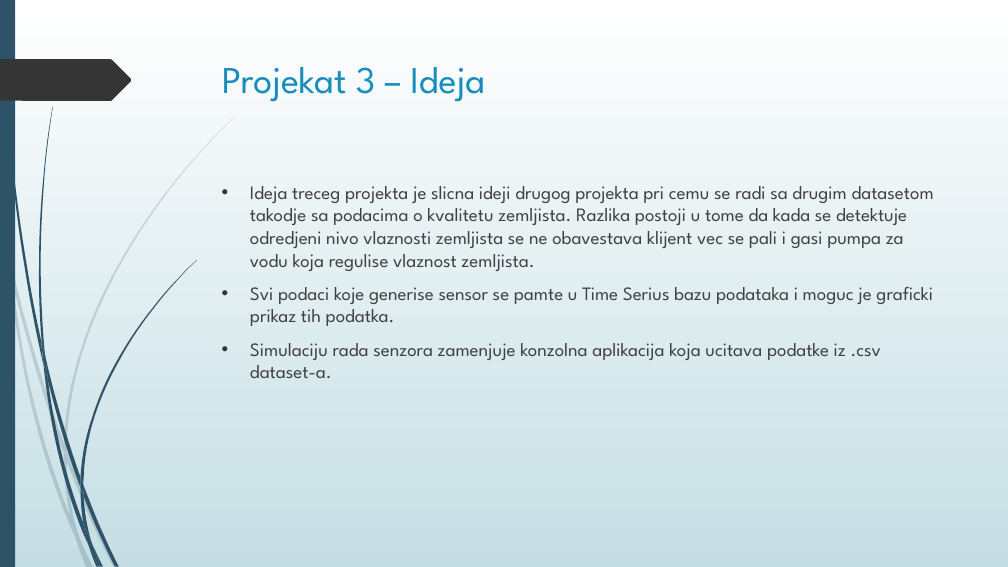
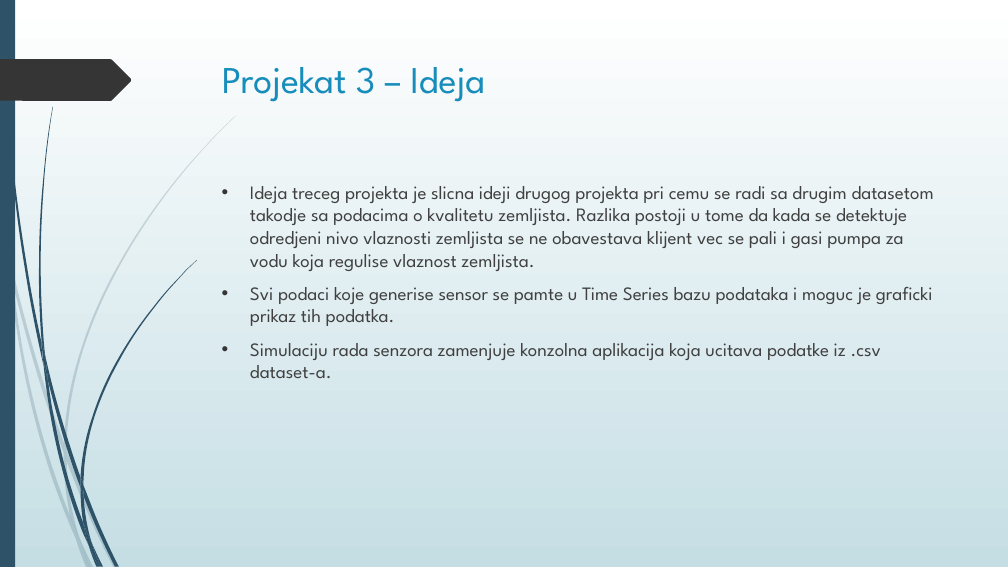
Before and after one commit to TeaMitic/SOA, a slide deck: slide 14 of Prezentacija projekata/Servisno-orijentisane arhitekture – Projekti.pptx. Drawn at 1008x567 pixels with LibreOffice and Linux fonts; fonts in the diff are those of the drawing. Boxes give left, top, right and bottom in pixels: in the first picture for what was removed or moved away, otherwise in the second. Text is boxed around its words. In the diff, an @@ line names an element or a change of style, - is before the commit and + after.

```diff
--- a/Prezentacija projekata/Servisno-orijentisane arhitekture – Projekti.pptx
+++ b/Prezentacija projekata/Servisno-orijentisane arhitekture – Projekti.pptx
@@ text at box(250, 287, 933, 326): text changed @@
-• Svi podaci koje generise sensor se pamte u Time Serius bazu podataka i moguc je graficki prikaz tih podatka.
+• Svi podaci koje generise sensor se pamte u Time Series bazu podataka i moguc je graficki prikaz tih podatka.
```
Also in this commit, not shown: 1 other file.
